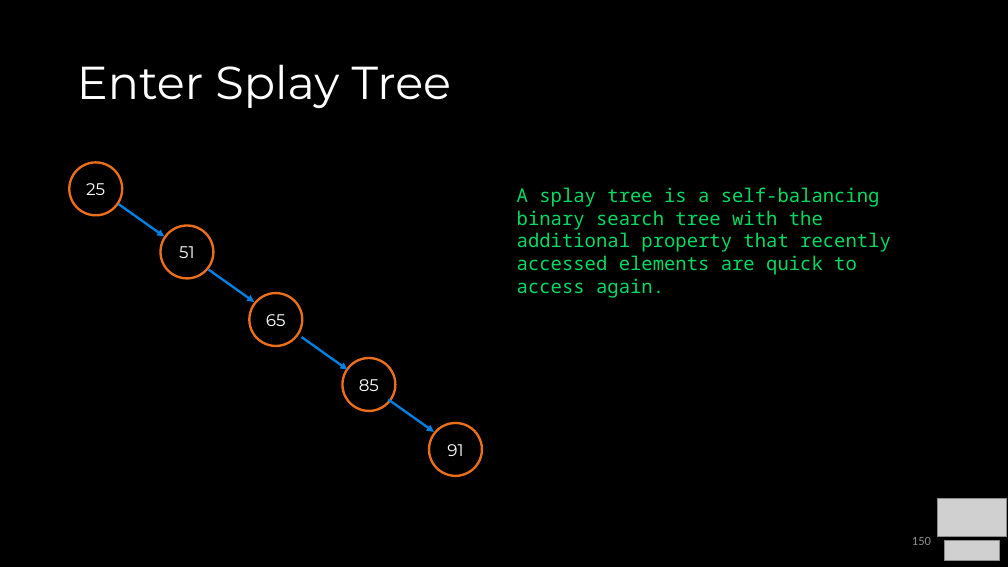
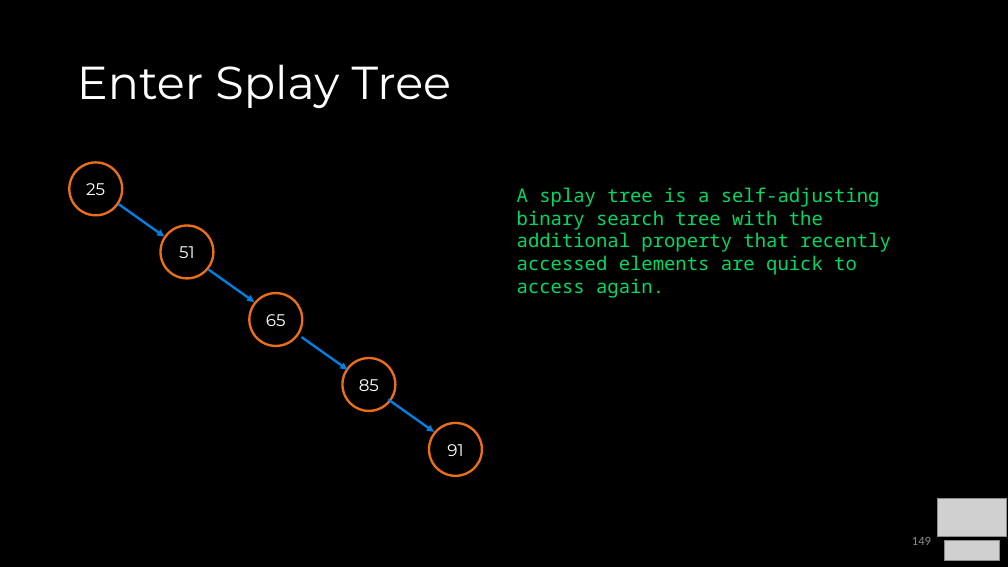
Before and after one commit to COP3530/Instructional-Content, a slide deck: slide 149 of Slides/Slides-PPT/4 - Balanced Trees.pptx (slide 150 before the commit). Drawn at 1008x567 pixels with LibreOffice and Linux fonts; fonts in the diff are those of the drawing; grey boxes stand for pictures. Boxes give left, top, right and bottom in pixels: in the first picture for what was removed or moved away, otherwise in the second. Text is boxed around its words. In the diff, an @@ line names an element or a change of style, - is before the commit and + after.

```diff
--- a/Slides/Slides-PPT/4 - Balanced Trees.pptx
+++ b/Slides/Slides-PPT/4 - Balanced Trees.pptx
@@ text at (517,187,891,298): text changed @@
-A splay tree is a self-balancing binary search tree with the additional property that recently accessed elements are quick to access again.
+A splay tree is a self-adjusting binary search tree with the additional property that recently accessed elements are quick to access again.
@@ page number at (912,537,931,545): text changed @@
-150
+149
```
Also in this commit, not shown: 18 other slides changed, 1 slide removed, 1 other file.
